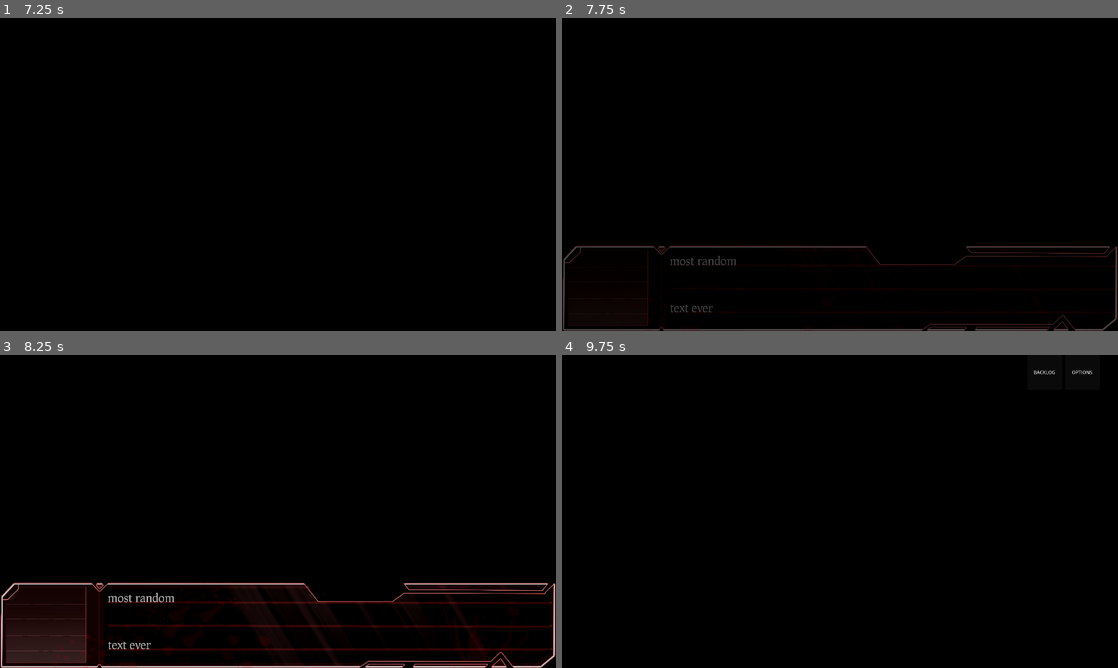
Above: before the commit, frames 1-4 (two rows, left to right).
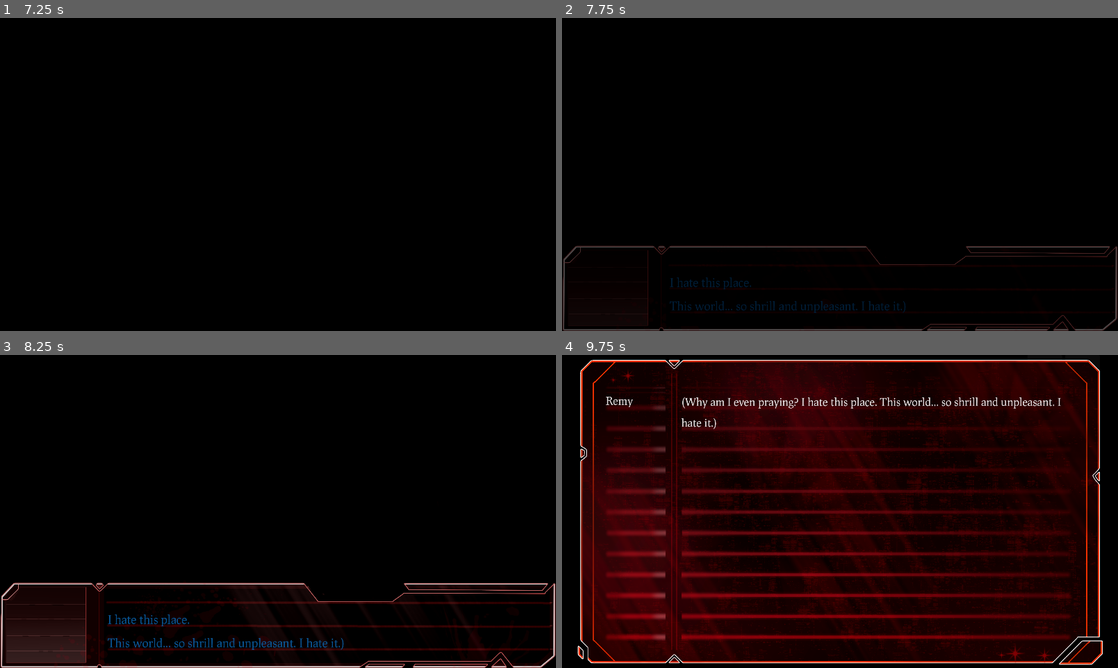
Above: after the commit, the same moments.

Repository: TomkoSK/Layers
Game: Godot game, scene res://Scenes/SplashScreen.tscn
The game is run twice, just before and just after one commit, with the same random seed, the same clock (stepped at 60 frames per second) and the same inputs. The engine's default icon, where the game draws it, is replaced by a stand-in: a white triangle on a blue panel in a dark square. Video files are missing from this copy of the repository; at most half a second of black plays in their place. Sound files missing from this copy of the repository are replaced by a short silence.
Inputs (mouse positions are in pixels of both pictures, inside the frame that each line leads up to):
- Up to frame 1 (7.25 s): tap Enter (ui_accept) at 0.5, 0.77, 1.25, 1.52, 2.75, 3.02, 5, 5.27, 6.77 s; move the mouse to (400, 158) at 0.52 s; hold Right (ui_right) 0.53-1.28 s; click (400, 158) at 0.67 s; move the mouse to (166, 190) at 1.27 s; hold Down (ui_down) 1.28-2.03 s; move the mouse to (333, 105) at 2.02 s; hold Right (ui_right) 2.03-2.78 s; move the mouse to (250, 237) at 2.77 s; hold Up (ui_up) 2.78-3.5 s; click (250, 237) at 2.92 s; click (489, 136) at 3.5 s; click (494, 136) at 4.25 s; move the mouse to (444, 221) at 5.02 s; hold Left (ui_left) 5.03-5.75 s; tap Space (SkipTextbox) at 5.65 s; click (533, 39) at 5.75 s; move the mouse to (111, 127) at 6.52 s; hold Left (ui_left) from 6.53 s (still down)
- Up to frame 2 (7.75 s): release Left (ui_left) at 7.25 s; click (828, 233) at 7.25 s
- Up to frame 3 (8.25 s): move the mouse to (305, 511) at 8.02 s; hold Down (ui_down) from 8.03 s (still down); click (305, 511) at 8.17 s
- Up to frame 4 (9.75 s): release Down (ui_down) at 8.75 s; click (1045, 373) at 8.75 s, where only the run after the commit has a clickable "BACKLOG"; click (840, 511) at 9.52 s

Frame 1 is identical in both runs. In frame 2, 0.6% of the frame differs, in the area x 19-62%, y 76-95%; in frame 3, 0.8%; in frame 4, 66%, in the area x 2-98%, y 1-100%.

Commit message:
Fixed textbox not properly fast forwarding text with newline character

Diff:
--- a/Scripts/PrologueScene.gd
+++ b/Scripts/PrologueScene.gd
@@ -27,10 +27,16 @@
 ["(It cut my leg so deep... I can't patch the injury...)", "Remy"], ["(I can't believe I messed up like that, damn it!\nHow could I have...)", "Remy"],
 ["(That... screeching... twisting... grating metal...)", "Remy"], ["Just this once. Please. in some way... that lets me go...", "Remy"],
 ["...C-come on...\nPlease move.", "Remy"], ["(The one behind me, huh?)", "Remy"], ["(God... please help that cat. No way they survive here.)", "Remy"],
-["(Why am I even praying?\nI hate this place.\nThis world... so shrill and unpleasant. I hate it.)", "Remy"], ["(I'm...)", "Remy"]]
+["(Why am I even praying?\n I hate this place.\n This world... so shrill and unpleasant. I hate it.)", "Remy"], ["(I'm...)", "Remy"],
+["(I'm just going to end up as another scream in the cacophony, huh? Just another one that rings out, lost in the noise...)", "Remy"],
+["(The cat'll probably not even notice it among the others, let alone recognize it.)", "Remy"], ["(I just hope... it keeps moving forward.)", "Remy"],
+["(I had... so many things I wanted to do...\n I lost... so many things I wanted... That I could've had...)", "Remy"],
+["(I'm so sorry... I can't even think of you in my last moments... just myself...\n No one will ever see that speck of light I had...\n that hope in my eyes I held for so long...)", "Remy"],
+["(No matter how hard I tried, it whittled and faded away...)", "Remy"], ["(Prove me wrong... please, cat...\n I-)", "Remy"]
+]
 
 
-var testdialogue = [["Remy", "the\n most random\n text ever", "res://Audio/test.mp3"], ["Remy", "the most random text ever the most random text ever the most random text ever the most random text ever the most random text ever", "res://Audio/test.mp3"]]
+var testdialogue = [["Remy","(Why am I even praying?\n I hate this place.\n This world... so shrill and unpleasant. I hate it.)"]]
 var formattedDialogue = []#The dialogue is formatted into proper DialoguePlayer acceptable dialogue through code
 
 func scene():
--- a/Scripts/betterText.gd
+++ b/Scripts/betterText.gd
@@ -154,7 +154,10 @@
 
 func showText():#Shows the last 2 lines when the text box is clicked while its text is being loading
 	if(len(formattedText) > 1):
-		textNode.text = formattedText[-2]+"\n"+formattedText[-1]
+		if(formattedText[-2][-1] == "\n"):
+			textNode.text = formattedText[-2]+formattedText[-1]
+		else:
+			textNode.text = formattedText[-2]+"\n"+formattedText[-1]
 	else:
 		textNode.text = formattedText[0]
 
